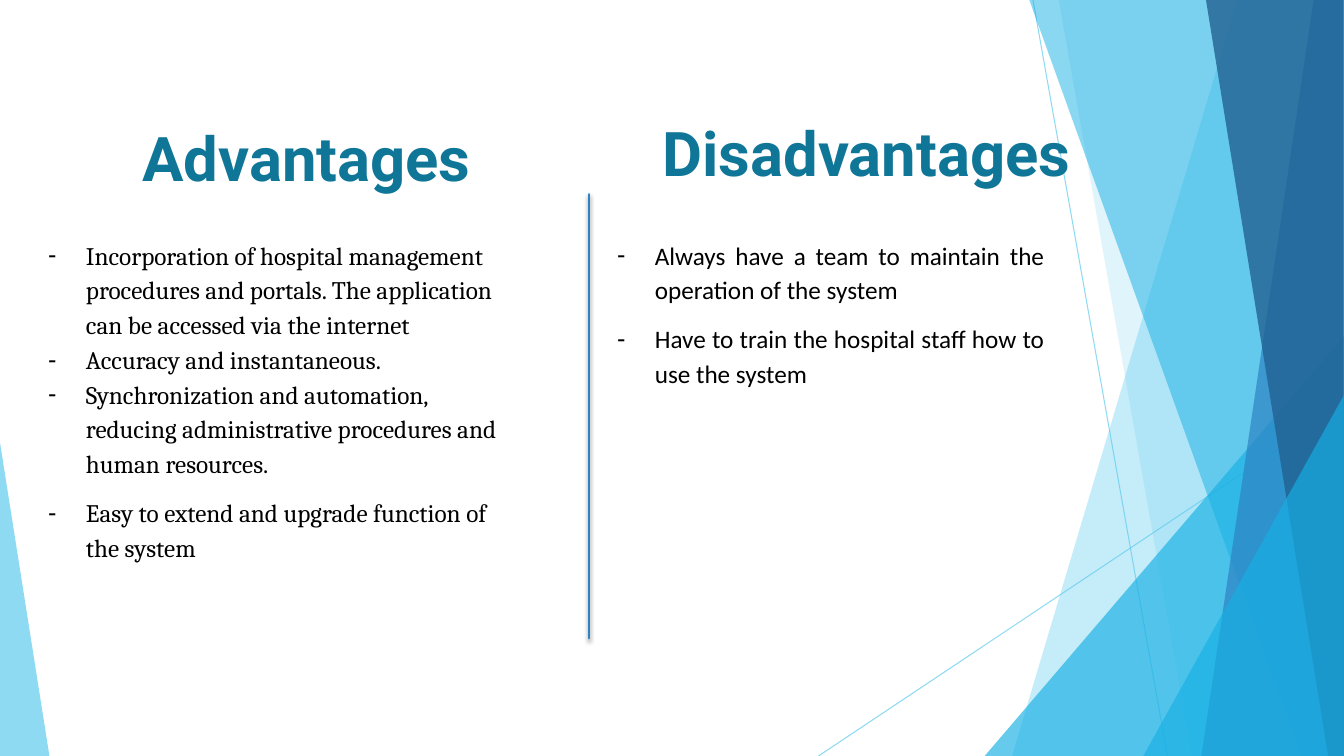
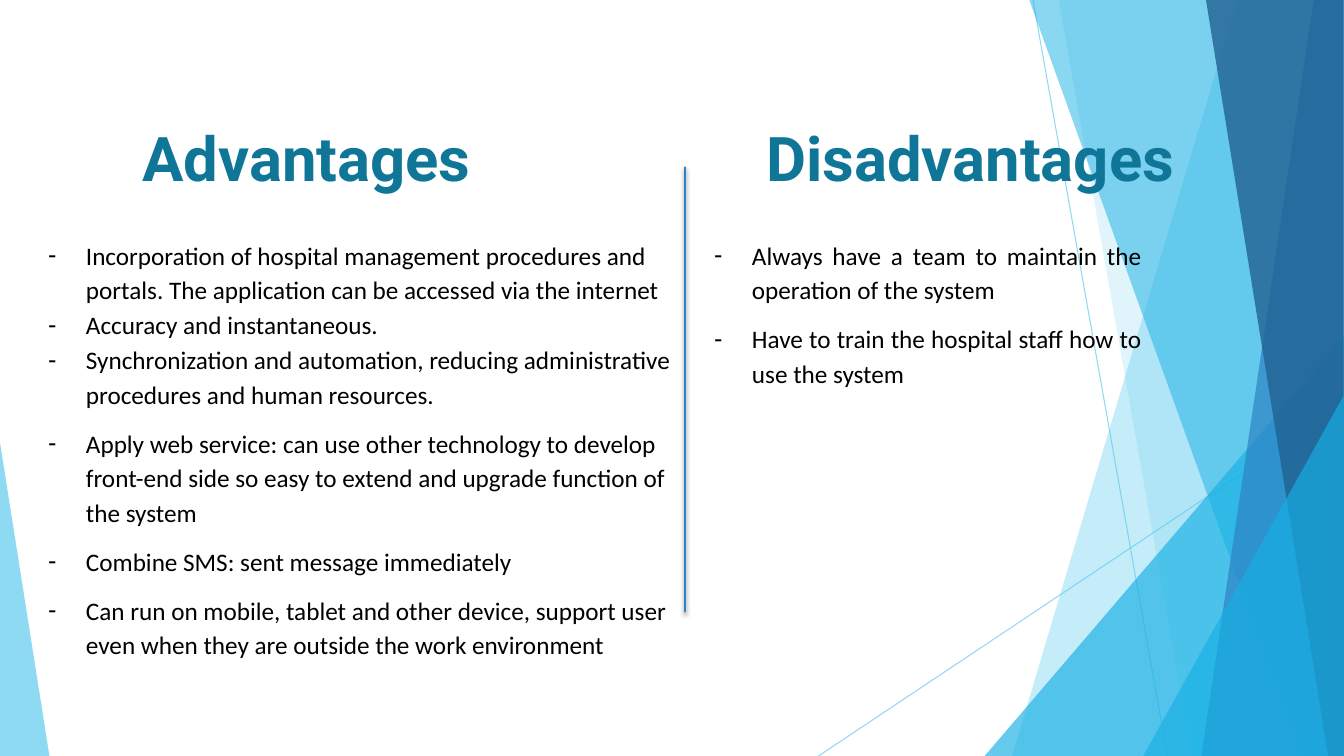
Before and after one commit to linhmimoza/Hospital_PortalExtra, a slide deck: slide 24 of Hospital.pptx. Drawn at 1344x756 pixels with LibreOffice and Linux fonts; fonts in the diff are those of the drawing. Boxes give left, top, right and bottom in pixels: in the first picture for what was removed or moved away, otherwise in the second. Text is boxed around its words. In the diff, an @@ line names an element or a change of style, - is before the commit and + after.

```diff
--- a/Hospital.pptx
+++ b/Hospital.pptx
@@ text "Disadvantages": place and size @@
-text "Disadvantages" at <box>662,120,1070,191</box>
+text "Disadvantages" at <box>766,125,1174,196</box>
@@ line moved from (589, 195) - (589, 638) to (686, 167) - (686, 611) @@
@@ text "Always have a team to ...": place and size @@
-text "Always have a team to ..." at <box>655,247,1044,387</box>
+text "Always have a team to ..." at <box>752,244,1141,387</box>
@@ text at <box>86,247,670,408</box>: font Cambria to Calibri in "Incorporation of hospital management procedures and portals. ...", "Accuracy and instantaneous.", "Synchronization and automation, reducing administrative proc ..." @@
@@ text at <box>86,435,665,658</box>: text changed; font Cambria to Calibri @@
-– Easy to extend and upgrade function of the system
+– Apply web service: can use other technology to develop front-end side so easy to extend and upgrade function of the system
+– Combine SMS: sent message immediately
+– Can run on mobile, tablet and other device, support user even when they are outside the work environment
```
Also in this commit, not shown: 2 other slides changed, 13 other files.
